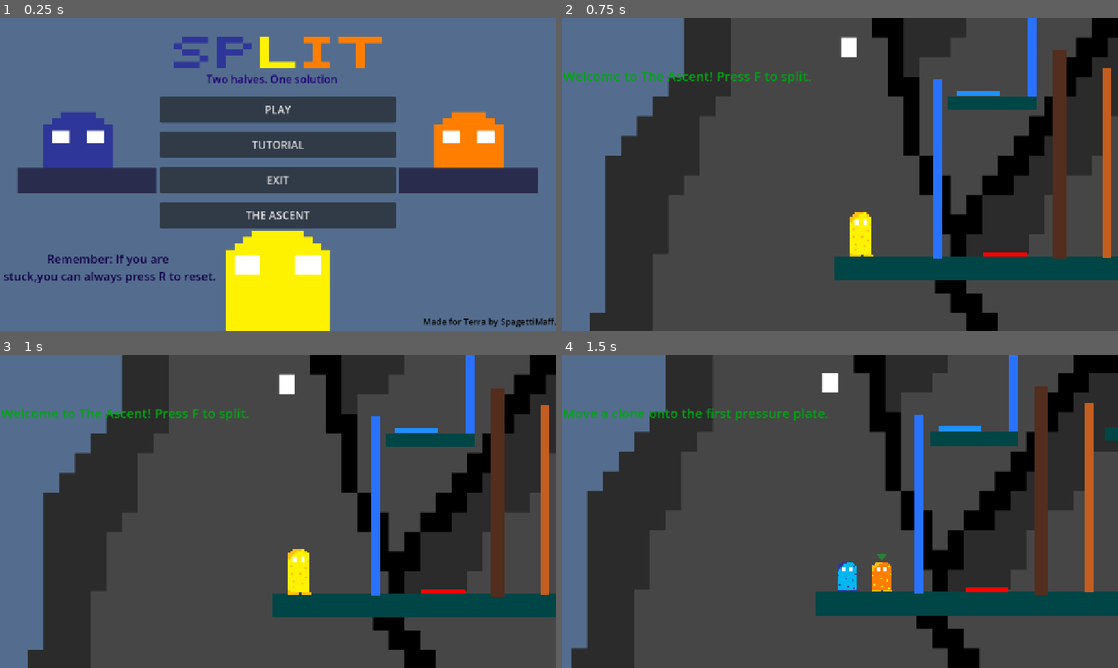
Above: before the commit, frames 1-4 (two rows, left to right).
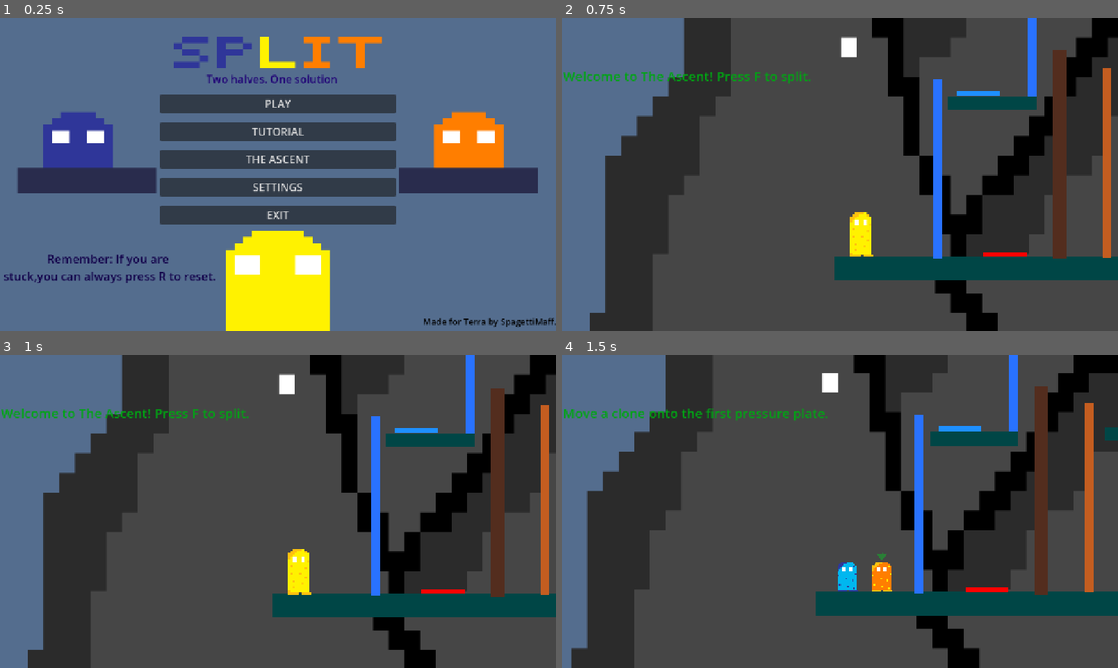
Above: after the commit, the same moments.

Repository: szilveszterbiro7/week4
Game: Godot game, scene res://Scenes/main_menu.tscn
Two runs of this game, one before a commit and one after it. Both use one fixed random seed, a clock stepped at 60 frames per second and the inputs below. Sound files missing from this copy of the repository are replaced by a short silence.
Inputs (mouse positions are in pixels of both pictures, inside the frame that each line leads up to):
- Up to frame 1 (0.25 s): no input
- Up to frame 2 (0.75 s): click "THE ASCENT" at 0.5 s
- Up to frame 3 (1 s): no input
- Up to frame 4 (1.5 s): tap F (split) at 1.25 s; move the mouse to (962, 495) at 1.27 s; hold D (right) from 1.28 s (still down); tap Tab (change_character) at 1.35 s; click (962, 495) at 1.42 s

The runs differ from the first frame. In frame 1, 8.6% of the frame differs, in the area x 28-72%, y 24-68%; in frame 2, nothing differs; in frame 3, nothing differs; in frame 4, nothing differs.

Commit message:
Added settings

Diff:
--- a/week-4/Scenes/level1.tscn
+++ b/week-4/Scenes/level1.tscn
@@ -1,6 +1,7 @@
 [gd_scene format=3 uid="uid://y3y4e6kpx1rr"]
 
 [ext_resource type="Script" uid="uid://57ccpe3yj8g2" path="res://Scenes/base_level.gd" id="1_lyd6k"]
+[ext_resource type="Texture2D" uid="uid://tdmapa6cmj04" path="res://Assets/Background 2.png" id="2_jgkgd"]
 [ext_resource type="PackedScene" uid="uid://br1033xngyq1f" path="res://Scenes/player.tscn" id="2_y4dr7"]
 [ext_resource type="PackedScene" uid="uid://4is7qswmwhxo" path="res://Scenes/clone.tscn" id="3_didp7"]
 [ext_resource type="Texture2D" uid="uid://5k2aqr88auh4" path="res://Assets/Clone2.png" id="4_2a60c"]
@@ -21,6 +22,13 @@
 
 [node name="Level1" type="Node2D" unique_id=43157250]
 script = ExtResource("1_lyd6k")
+
+[node name="TextureRect" type="TextureRect" parent="." unique_id=1351292265]
+offset_left = -900.0
+offset_top = -380.0
+offset_right = 2074.0
+offset_bottom = 868.0
+texture = ExtResource("2_jgkgd")
 
 [node name="Ground" type="StaticBody2D" parent="." unique_id=355745800]
 position = Vector2(320, 320)
--- a/week-4/Scenes/main_menu.gd
+++ b/week-4/Scenes/main_menu.gd
@@ -5,12 +5,24 @@
 @onready var tutorial_button=$MenuButtons/Tutuorial
 @onready var exit_button=$MenuButtons/Exit
 @onready var ascent_button=$MenuButtons/Ascent
+@onready var settings_button=$MenuButtons/Settings
+@onready var settings_panel=$SettingsPanel
+@onready var brightness_slider=$SettingsPanel/Options/BrightnessSlider
+@onready var music_slider=$SettingsPanel/Options/MusicSlider
+@onready var close_settings_button=$SettingsPanel/Close
 
 func _ready():
 	play_button.pressed.connect(start_game)
 	tutorial_button.pressed.connect(start_tutorial)
 	exit_button.pressed.connect(exit_game)
 	ascent_button.pressed.connect(start_ascent)
+	settings_panel.hide()
+	brightness_slider.value=MusicManager.brightness
+	music_slider.value=MusicManager.music_volume
+	settings_button.pressed.connect(open_settings)
+	close_settings_button.pressed.connect(close_settings)
+	brightness_slider.value_changed.connect(MusicManager.set_brightness)
+	music_slider.value_changed.connect(MusicManager.set_music_volume)
 func start_game():
 	get_tree().change_scene_to_file("res://Scenes/level1.tscn")
 func start_tutorial():
@@ -19,3 +31,9 @@
 	get_tree().quit()
 func start_ascent():
 	get_tree().change_scene_to_file("res://Scenes/ascent1.tscn")
+func open_settings():
+	$MenuButtons.hide()
+	settings_panel.show()
+func close_settings():
+	settings_panel.hide()
+	$MenuButtons.show()
--- a/week-4/Scenes/main_menu.tscn
+++ b/week-4/Scenes/main_menu.tscn
@@ -32,34 +32,40 @@
 [node name="MenuButtons" type="VBoxContainer" parent="." unique_id=1283184773]
 layout_mode = 0
 offset_left = 369.0
-offset_top = 181.0
+offset_top = 176.0
 offset_right = 911.0
-offset_bottom = 484.0
+offset_bottom = 500.0
 theme_override_constants/separation = 21
 
 [node name="Play" type="Button" parent="MenuButtons" unique_id=346984708]
-custom_minimum_size = Vector2(100, 60)
+custom_minimum_size = Vector2(100, 40)
 layout_mode = 2
 theme_override_font_sizes/font_size = 25
 text = "PLAY"
 
 [node name="Tutuorial" type="Button" parent="MenuButtons" unique_id=1347385141]
-custom_minimum_size = Vector2(100, 60)
+custom_minimum_size = Vector2(100, 40)
 layout_mode = 2
 theme_override_font_sizes/font_size = 25
 text = "TUTORIAL"
 
+[node name="Ascent" type="Button" parent="MenuButtons" unique_id=200608012]
+custom_minimum_size = Vector2(100, 40)
+layout_mode = 2
+theme_override_font_sizes/font_size = 25
+text = "THE ASCENT"
+
+[node name="Settings" type="Button" parent="MenuButtons" unique_id=1633905767]
+custom_minimum_size = Vector2(100, 40)
+layout_mode = 2
+theme_override_font_sizes/font_size = 25
+text = "SETTINGS"
+
 [node name="Exit" type="Button" parent="MenuButtons" unique_id=1678114507]
-custom_minimum_size = Vector2(100, 60)
+custom_minimum_size = Vector2(100, 40)
 layout_mode = 2
 theme_override_font_sizes/font_size = 25
 text = "EXIT"
-
-[node name="Ascent" type="Button" parent="MenuButtons" unique_id=200608012]
-custom_minimum_size = Vector2(100, 60)
-layout_mode = 2
-theme_override_font_sizes/font_size = 25
-text = "THE ASCENT"
 
 [node name="PressR" type="Label" parent="." unique_id=1701734667]
 layout_mode = 0
@@ -82,3 +88,57 @@
 theme_override_colors/font_color = Color(0, 0, 0, 1)
 theme_override_font_sizes/font_size = 20
 text = "Made for Terra by SpagettiMaff."
+
+[node name="SettingsPanel" type="Panel" parent="." unique_id=189817466]
+layout_mode = 0
+offset_right = 1283.0
+offset_bottom = 721.0
+
+[node name="Options" type="VBoxContainer" parent="SettingsPanel" unique_id=1384466337]
+layout_mode = 0
+offset_left = 171.0
+offset_right = 1135.0
+offset_bottom = 718.0
+
+[node name="Title" type="Label" parent="SettingsPanel/Options" unique_id=1680441894]
+layout_mode = 2
+theme_override_font_sizes/font_size = 70
+text = "SETTINGS"
+horizontal_alignment = 1
+
+[node name="BrightnessLabel" type="Label" parent="SettingsPanel/Options" unique_id=1253861147]
+layout_mode = 2
+theme_override_font_sizes/font_size = 30
+text = "BRIGHTNESS"
+horizontal_alignment = 1
+
+[node name="BrightnessSlider" type="HSlider" parent="SettingsPanel/Options" unique_id=1750954118]
+custom_minimum_size = Vector2(0, 60)
+layout_mode = 2
+min_value = 0.5
+max_value = 1.5
+step = 0.01
+value = 1.0
+
+[node name="MusicLabel" type="Label" parent="SettingsPanel/Options" unique_id=920018062]
+layout_mode = 2
+theme_override_font_sizes/font_size = 30
+text = "MUSIC VOLUME"
+horizontal_alignment = 1
+
+[node name="MusicSlider" type="HSlider" parent="SettingsPanel/Options" unique_id=599936230]
+custom_minimum_size = Vector2(0, 60)
+layout_mode = 2
+max_value = 1.0
+step = 0.01
+value = 0.5
+
+[node name="Close" type="Button" parent="SettingsPanel" unique_id=989814721]
+custom_minimum_size = Vector2(50, 60)
+layout_mode = 0
+offset_left = 3.0
+offset_top = 660.0
+offset_right = 326.0
+offset_bottom = 720.0
+theme_override_font_sizes/font_size = 25
+text = "CLOSE"
--- a/week-4/Scenes/music_manager.gd
+++ b/week-4/Scenes/music_manager.gd
@@ -3,10 +3,34 @@
 
 var music=preload("res://Assets/Sounds/music.mp3")
 var music_player:AudioStreamPlayer
+var music_volume=0.5
+var brightness=1
+var brightness_overlay:ColorRect
 
 func _ready():
 	music_player=AudioStreamPlayer.new()
 	music_player.stream=music
 	music_player.volume_db=-22
 	add_child(music_player)
+	set_music_volume(music_volume)
 	music_player.play()
+	var overlay_layer=CanvasLayer.new()
+	overlay_layer.layer=100
+	add_child(overlay_layer)
+	brightness_overlay=ColorRect.new()
+	brightness_overlay.set_anchors_and_offsets_preset(Control.PRESET_FULL_RECT)
+	brightness_overlay.mouse_filter=Control.MOUSE_FILTER_IGNORE
+	overlay_layer.add_child(brightness_overlay)
+	set_brightness(brightness)
+func set_music_volume(value: float):
+	music_volume=clampf(value,0,1)
+	if music_player!=null:
+		music_player.volume_linear=music_volume*0.2
+func set_brightness(value:float):
+	brightness=clampf(value,0.5,1.5)
+	if brightness_overlay==null:
+		return
+	if brightness<=1:
+		brightness_overlay.color=Color(0,0,0,1-brightness)
+	else:
+		brightness_overlay.color=Color(1, 1, 1, (brightness - 1)*0.5)
